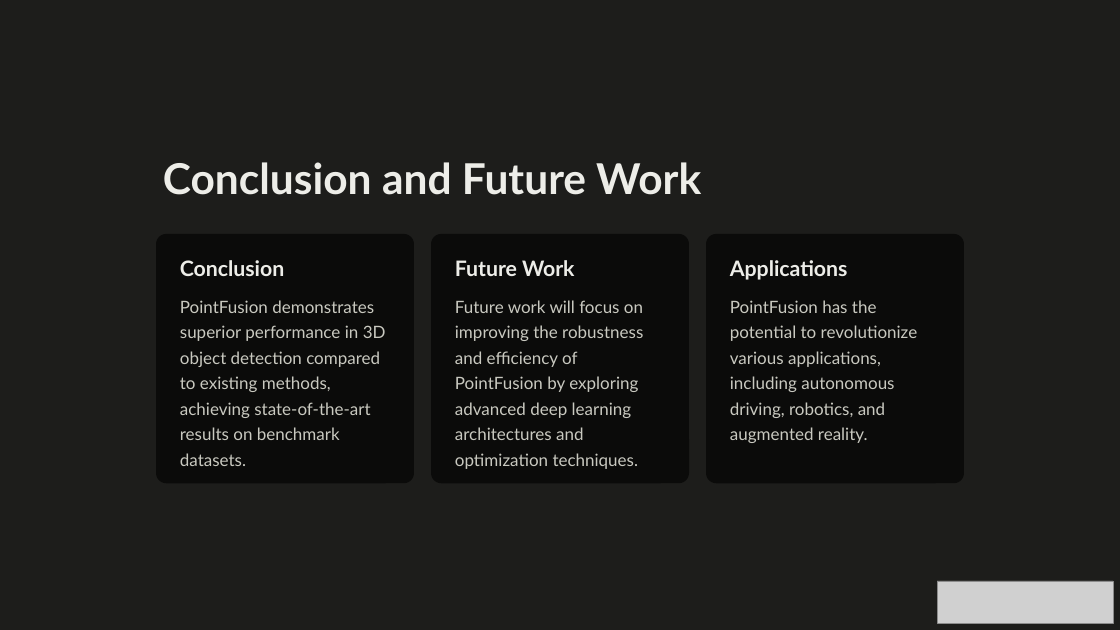
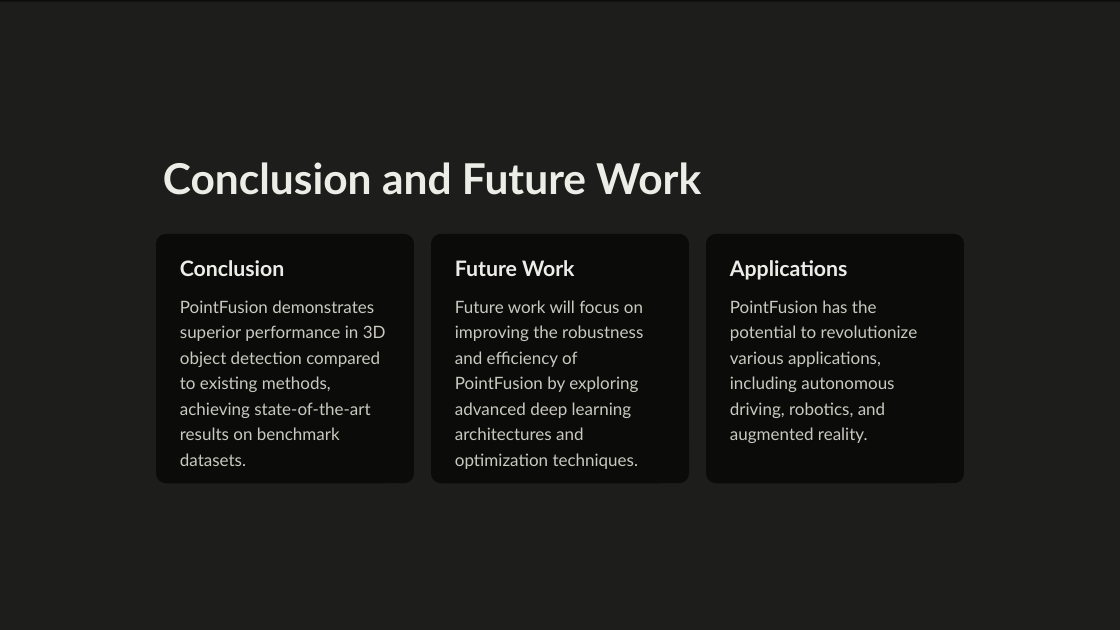
Before and after one commit to Kethepalli-Bhanupranav/PawScanAi-Project, a slide deck: slide 6 of PointFusion-A-Deep-Learning-Approach-for-3D-Object-Detection.pptx. Drawn at 1120x630 pixels with LibreOffice and Linux fonts; fonts in the diff are those of the drawing; grey boxes stand for pictures. Boxes give left, top, right and bottom in pixels: in the first picture for what was removed or moved away, otherwise in the second. Text is boxed around its words. In the diff, an @@ line names an element or a change of style, - is before the commit and + after.

```diff
--- a/PointFusion-A-Deep-Learning-Approach-for-3D-Object-Detection.pptx
+++ b/PointFusion-A-Deep-Learning-Approach-for-3D-Object-Detection.pptx
@@ rectangle added at (x1=0, y1=0, x2=1120, y2=630), fill #0D0D0C @@
@@ picture removed at (x1=937, y1=581, x2=1113, y2=623) @@
```
Also in this commit, not shown: 6 other slides changed.
